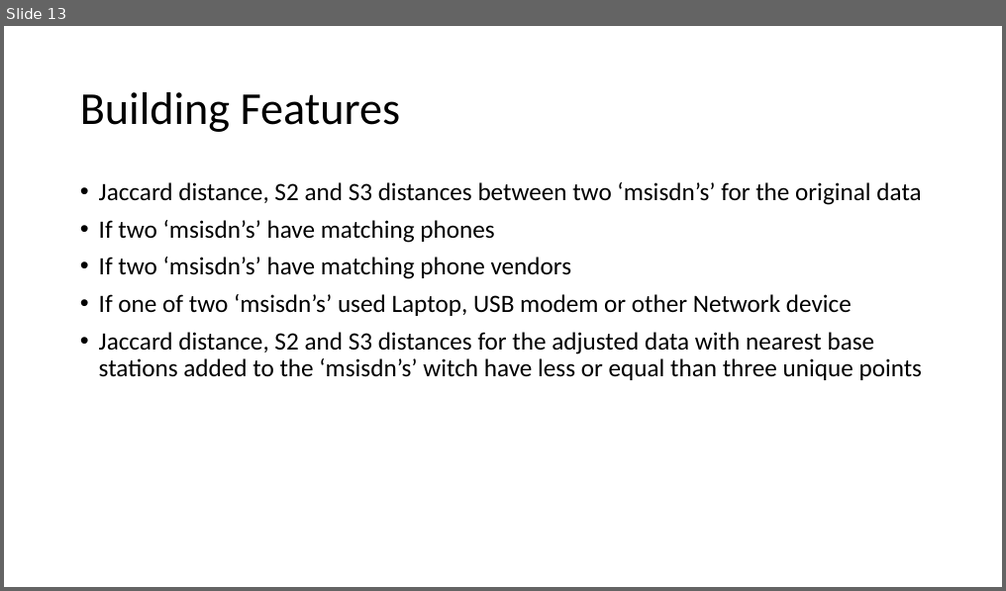
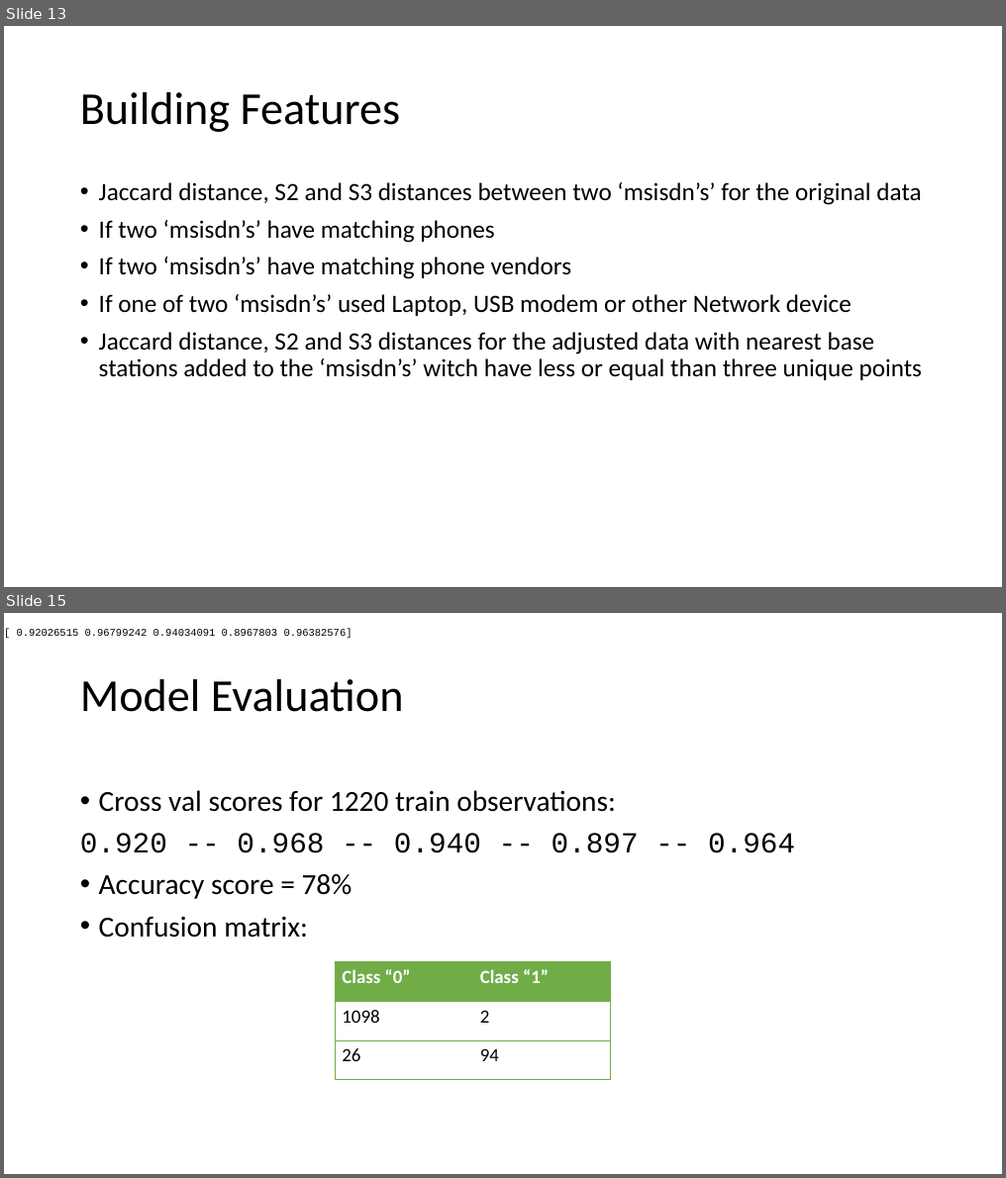
Before and after one commit to Sirorezka/Telecom_project, a slide deck: my_ppt.pptx. Shown one above the other, each under a label of ours: slide 13 before the commit, slides 13 and 15 after it; the slides between them are not shown. The pictures are 1006x591 and 1006x1178 pixels, drawn with LibreOffice and Linux fonts; fonts in the diff are those of the drawing. Boxes give left, top, right and bottom in pixels: in the first picture for what was removed or moved away, otherwise in the second. Text is boxed around its words. In the diff, an @@ line names an element or a change of style, - is before the commit and + after.

Commit message:
Model with min-max dist

```diff
--- a/my_ppt.pptx
+++ b/my_ppt.pptx
@@ slide 15 added at [4,613,1002,1174], background #FFFFFF @@
@@ text added at [17,628,352,639], 10 pt, text #000000 @@
+[ 0.92026515 0.96799242 0.94034091 0.8967803 0.96382576]
@@ title added at [80,679,404,712], 44 pt, text #000000 @@
+Model Evaluation
@@ text added at [80,790,795,938], 28 pt, text #000000 @@
+• Cross val scores for 1220 train observations:
+0.920 -- 0.968 -- 0.940 -- 0.897 -- 0.964
+• Accuracy score = 78%
+• Confusion matrix:
@@ table added at [335,961,611,1080], 3 rows, 2 columns @@
+Class “0” | Class “1”
+1098 | 2
+26 | 94
```
Also in this commit, not shown: 10 slides changed, 1 other slide added, 1 slide removed, 10 other files.
